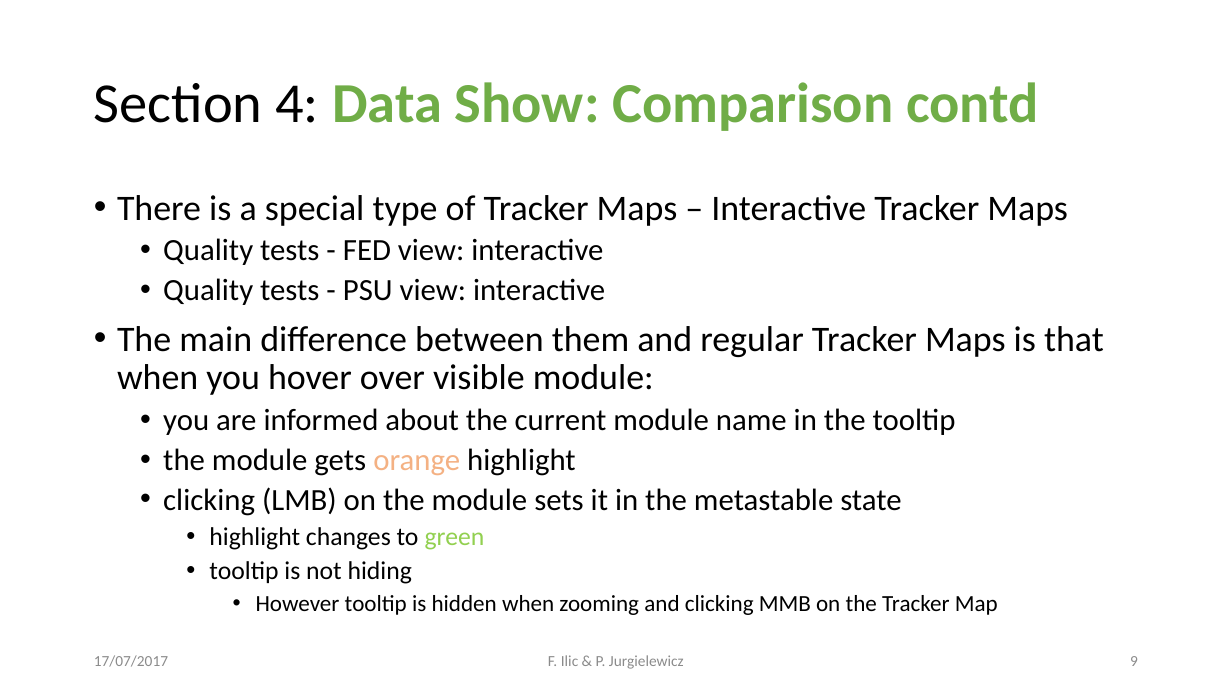
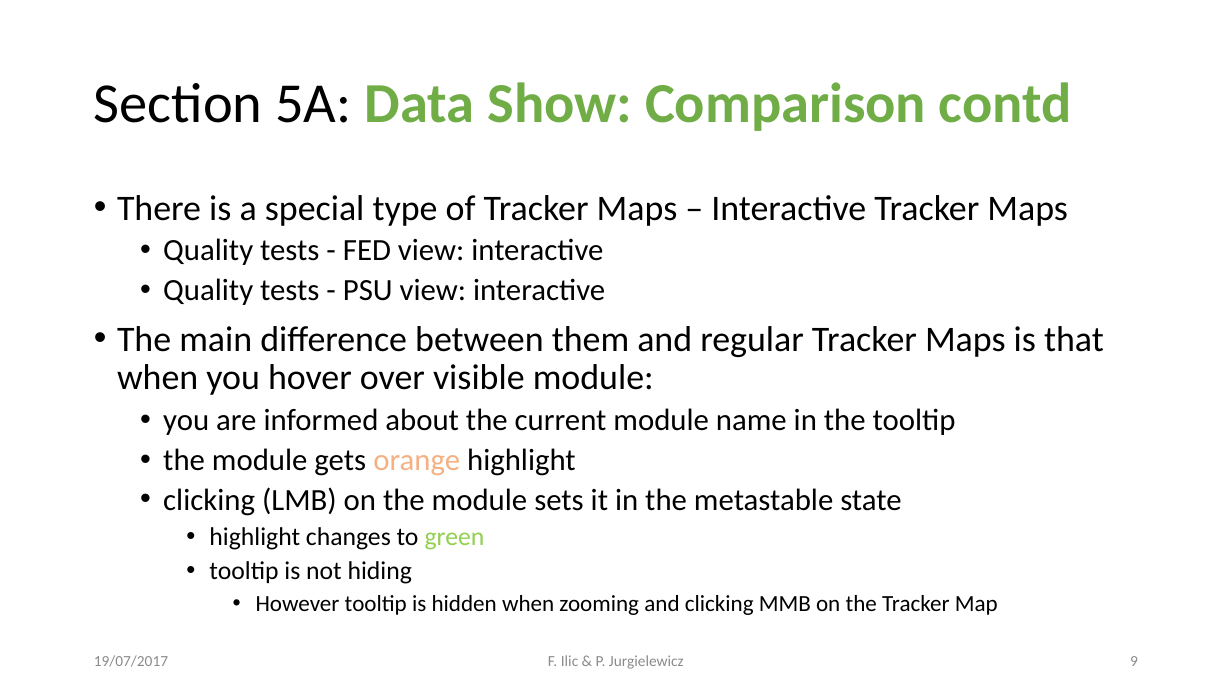
Before and after one commit to sroychow/cmsTrackerMaps, a slide deck: slide 9 of doc/tkmap_manual.pptx. Drawn at 1232x693 pixels with LibreOffice and Linux fonts; fonts in the diff are those of the drawing. Boxes give left, top, right and bottom in pixels: in the first picture for what was removed or moved away, otherwise in the second. Text is boxed around its words. In the diff, an @@ line names an element or a change of style, - is before the commit and + after.

```diff
--- a/doc/tkmap_manual.pptx
+++ b/doc/tkmap_manual.pptx
@@ title at [94, 82, 1072, 131]: text changed @@
-Section 4: Data Show: Comparison contd
+Section 5A: Data Show: Comparison contd
@@ text at [94, 655, 168, 667]: text changed @@
-17/07/2017
+19/07/2017
```
Also in this commit, not shown: 12 other slides changed, 6 other files.
